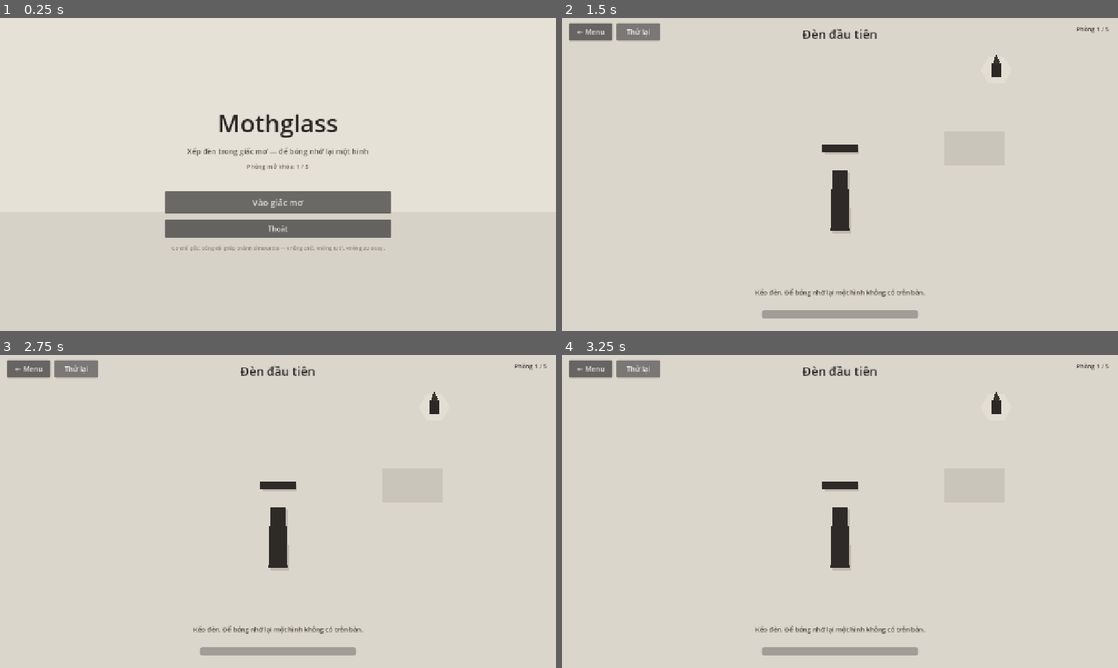
Above: before the commit, frames 1-4 (two rows, left to right).
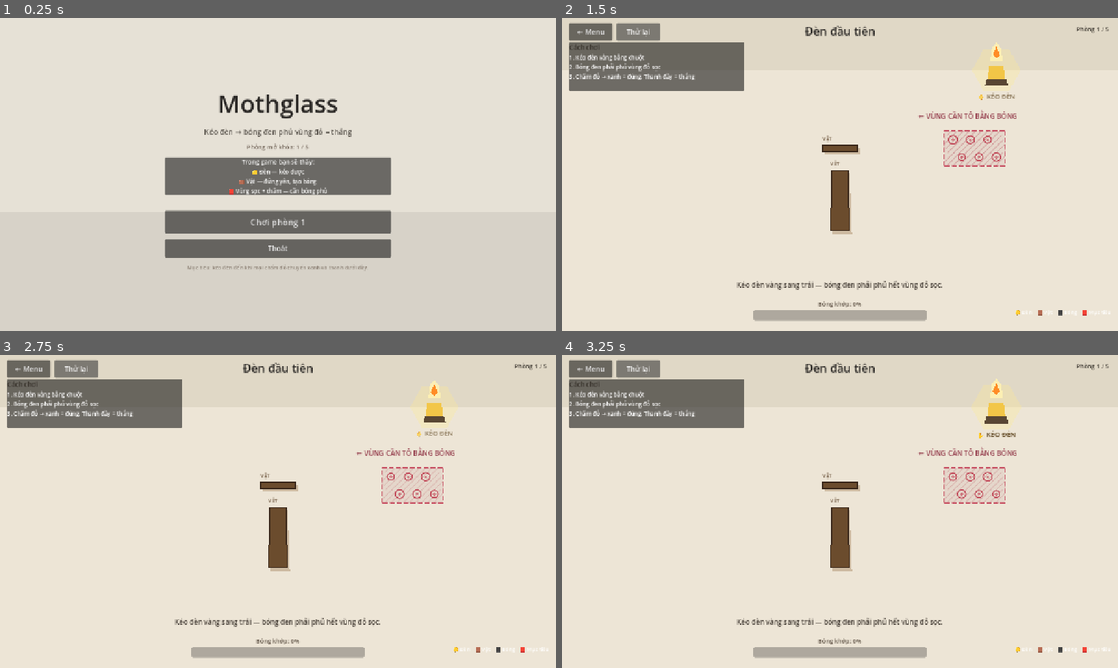
Above: after the commit, the same moments.

Repository: quocXEM/mothglass
Game: Godot game, scene res://scenes/main_menu.tscn
Same seed, same stepped clock (60 frames per second), same inputs: the game is played once before the commit and once after it.
Inputs:
- Up to frame 1 (0.25 s): no input
- Up to frame 2 (1.5 s): click "Vào giấc mơ" (after the commit: "Chơi phòng 1") at 0.5 s; click "Thử lại" at 1.25 s
- Up to frame 3 (2.75 s): click "Thử lại" at 2 s
- Up to frame 4 (3.25 s): click "Thử lại" at 2.75 s

The runs differ from the first frame. In frame 1, 12% of the frame differs, in the area x 29-71%, y 24-81%; in frame 2, 8.9%; in frame 3, 8.9%; in frame 4, 8.9%.

Commit message:
Làm đồ họa rõ: mục tiêu đỏ sọc, chấm tô, đèn vàng + hướng dẫn.
Giải thích cách chơi trên menu và trong phòng để người mới hiểu ngay.

Co-authored-by: Cursor <cursoragent@cursor.com>

Diff:
--- a/project.godot
+++ b/project.godot
@@ -1,4 +1,10 @@
-; Mothglass — dream shadow silhouette puzzles (original)
+; Engine configuration file.
+; It's best edited using the editor UI and not directly,
+; since the parameters that go here are not all obvious.
+;
+; Format:
+;   [section] ; section goes between []
+;   param=value ; assign values to parameters
 
 config_version=5
 
--- a/scenes/main_menu.tscn
+++ b/scenes/main_menu.tscn
@@ -49,7 +49,7 @@
 layout_mode = 2
 theme_override_colors/font_color = Color(0.35, 0.33, 0.3, 1)
 theme_override_font_sizes/font_size = 17
-text = "Xếp đèn trong giấc mơ — để bóng nhớ lại một hình"
+text = "Kéo đèn → bóng đen phủ vùng đỏ = thắng"
 horizontal_alignment = 1
 autowrap_mode = 2
 
@@ -61,8 +61,39 @@
 text = "Phòng mở khóa: 1 / 5"
 horizontal_alignment = 1
 
+[node name="HowCard" type="PanelContainer" parent="VBox"]
+layout_mode = 2
+
+[node name="HowInner" type="VBoxContainer" parent="VBox/HowCard"]
+layout_mode = 2
+theme_override_constants/separation = 4
+
+[node name="H0" type="Label" parent="VBox/HowCard/HowInner"]
+layout_mode = 2
+theme_override_font_sizes/font_size = 14
+text = "Trong game bạn sẽ thấy:"
+horizontal_alignment = 1
+
+[node name="H1" type="Label" parent="VBox/HowCard/HowInner"]
+layout_mode = 2
+theme_override_font_sizes/font_size = 13
+text = "🟡 Đèn — kéo được"
+horizontal_alignment = 1
+
+[node name="H2" type="Label" parent="VBox/HowCard/HowInner"]
+layout_mode = 2
+theme_override_font_sizes/font_size = 13
+text = "🟫 Vật — đứng yên, tạo bóng"
+horizontal_alignment = 1
+
+[node name="H3" type="Label" parent="VBox/HowCard/HowInner"]
+layout_mode = 2
+theme_override_font_sizes/font_size = 13
+text = "🟥 Vùng sọc + chấm — cần bóng phủ"
+horizontal_alignment = 1
+
 [node name="Gap" type="Control" parent="VBox"]
-custom_minimum_size = Vector2(0, 18)
+custom_minimum_size = Vector2(0, 8)
 layout_mode = 2
 
 [node name="PlayBtn" type="Button" parent="VBox"]
@@ -70,7 +101,7 @@
 custom_minimum_size = Vector2(0, 52)
 layout_mode = 2
 theme_override_font_sizes/font_size = 20
-text = "Vào giấc mơ"
+text = "Chơi phòng 1"
 
 [node name="QuitBtn" type="Button" parent="VBox"]
 unique_name_in_owner = true
@@ -82,6 +113,6 @@
 layout_mode = 2
 theme_override_colors/font_color = Color(0.5, 0.45, 0.4, 0.9)
 theme_override_font_sizes/font_size = 12
-text = "Cơ chế gốc: bóng đổ ghép thành silhouette — không chữ, không lưới, không 3D xoay."
+text = "Mục tiêu: kéo đèn đến khi mọi chấm đỏ chuyển xanh và thanh dưới đầy."
 horizontal_alignment = 1
 autowrap_mode = 2
--- a/scenes/room.tscn
+++ b/scenes/room.tscn
@@ -1,9 +1,10 @@
-[gd_scene load_steps=3 format=3]
+[gd_scene load_steps=4 format=3]
 
 [ext_resource type="Script" path="res://scripts/puzzle/room_controller.gd" id="1"]
+[ext_resource type="Script" path="res://scripts/puzzle/target_ghost.gd" id="2"]
 
 [sub_resource type="CircleShape2D" id="CircleShape2D_lamp"]
-radius = 28.0
+radius = 42.0
 
 [node name="Room" type="Node2D"]
 script = ExtResource("1")
@@ -11,12 +12,16 @@
 [node name="World" type="Node2D" parent="."]
 
 [node name="FloorTint" type="Polygon2D" parent="World"]
-color = Color(0.86, 0.84, 0.8, 1)
+color = Color(0.93, 0.9, 0.84, 1)
 polygon = PackedVector2Array(0, 0, 1280, 0, 1280, 720, 0, 720)
 
-[node name="TargetGhost" type="Polygon2D" parent="World"]
+[node name="WallBand" type="Polygon2D" parent="World"]
+color = Color(0.88, 0.85, 0.78, 1)
+polygon = PackedVector2Array(0, 0, 1280, 0, 1280, 120, 0, 120)
+
+[node name="TargetGhost" type="Node2D" parent="World"]
 z_index = 1
-color = Color(0.15, 0.14, 0.12, 0.12)
+script = ExtResource("2")
 
 [node name="Shadows" type="Node2D" parent="World"]
 z_index = 2
@@ -26,26 +31,77 @@
 
 [node name="Lamp" type="Area2D" parent="World"]
 z_index = 5
-position = Vector2(220, 480)
+position = Vector2(1000, 120)
 input_pickable = true
 
 [node name="CollisionShape2D" type="CollisionShape2D" parent="World/Lamp"]
 shape = SubResource("CircleShape2D_lamp")
 
-[node name="Glow" type="Polygon2D" parent="World/Lamp"]
-color = Color(0.95, 0.93, 0.88, 0.35)
-polygon = PackedVector2Array(-36, 0, -18, -30, 18, -30, 36, 0, 18, 30, -18, 30)
-
-[node name="Core" type="Polygon2D" parent="World/Lamp"]
-color = Color(0.17, 0.16, 0.15, 1)
-polygon = PackedVector2Array(-12, -16, 12, -16, 12, 16, -12, 16)
+[node name="Halo" type="Polygon2D" parent="World/Lamp"]
+color = Color(1, 0.92, 0.55, 0.28)
+polygon = PackedVector2Array(-55, 0, -28, -48, 28, -48, 55, 0, 28, 48, -28, 48)
+
+[node name="Body" type="Polygon2D" parent="World/Lamp"]
+color = Color(0.95, 0.78, 0.28, 1)
+polygon = PackedVector2Array(-16, -10, 16, -10, 20, 22, -20, 22)
+
+[node name="Glass" type="Polygon2D" parent="World/Lamp"]
+position = Vector2(0, -28)
+color = Color(1, 0.95, 0.7, 0.85)
+polygon = PackedVector2Array(-14, 8, 14, 8, 10, -22, 0, -34, -10, -22)
 
 [node name="Flame" type="Polygon2D" parent="World/Lamp"]
-position = Vector2(0, -22)
-color = Color(0.22, 0.2, 0.18, 1)
-polygon = PackedVector2Array(0, -14, 8, 4, 0, 10, -8, 4)
+position = Vector2(0, -36)
+color = Color(1, 0.55, 0.15, 1)
+polygon = PackedVector2Array(0, -16, 8, 2, 0, 10, -8, 2)
+
+[node name="Base" type="Polygon2D" parent="World/Lamp"]
+position = Vector2(0, 28)
+color = Color(0.35, 0.28, 0.2, 1)
+polygon = PackedVector2Array(-22, -8, 22, -8, 26, 8, -26, 8)
+
+[node name="LampHint" type="Label" parent="World/Lamp"]
+offset_left = -70.0
+offset_top = 48.0
+offset_right = 70.0
+offset_bottom = 78.0
+theme_override_colors/font_color = Color(0.35, 0.25, 0.1, 1)
+theme_override_font_sizes/font_size = 15
+text = "✋ KÉO ĐÈN"
+horizontal_alignment = 1
 
 [node name="UI" type="CanvasLayer" parent="."]
+
+[node name="HowTo" type="PanelContainer" parent="UI"]
+offset_left = 16.0
+offset_top = 56.0
+offset_right = 420.0
+offset_bottom = 168.0
+
+[node name="HowVBox" type="VBoxContainer" parent="UI/HowTo"]
+layout_mode = 2
+theme_override_constants/separation = 4
+
+[node name="HowTitle" type="Label" parent="UI/HowTo/HowVBox"]
+layout_mode = 2
+theme_override_colors/font_color = Color(0.2, 0.18, 0.15, 1)
+theme_override_font_sizes/font_size = 15
+text = "Cách chơi"
+
+[node name="How1" type="Label" parent="UI/HowTo/HowVBox"]
+layout_mode = 2
+theme_override_font_sizes/font_size = 13
+text = "1. Kéo đèn vàng bằng chuột"
+
+[node name="How2" type="Label" parent="UI/HowTo/HowVBox"]
+layout_mode = 2
+theme_override_font_sizes/font_size = 13
+text = "2. Bóng đen phải phủ vùng đỏ sọc"
+
+[node name="How3" type="Label" parent="UI/HowTo/HowVBox"]
+layout_mode = 2
+theme_override_font_sizes/font_size = 13
+text = "3. Chấm đỏ → xanh = đúng. Thanh đầy = thắng"
 
 [node name="Top" type="HBoxContainer" parent="UI"]
 offset_left = 16.0
@@ -81,12 +137,12 @@
 anchors_preset = 10
 anchor_left = 0.5
 anchor_right = 0.5
-offset_left = -200.0
-offset_top = 18.0
-offset_right = 200.0
-offset_bottom = 56.0
+offset_left = -220.0
+offset_top = 12.0
+offset_right = 220.0
+offset_bottom = 52.0
 theme_override_colors/font_color = Color(0.16, 0.15, 0.14, 1)
-theme_override_font_sizes/font_size = 28
+theme_override_font_sizes/font_size = 26
 text = "Mothglass"
 horizontal_alignment = 1
 
@@ -96,15 +152,30 @@
 anchor_top = 1.0
 anchor_right = 0.5
 anchor_bottom = 1.0
-offset_left = -360.0
-offset_top = -100.0
-offset_right = 360.0
-offset_bottom = -56.0
-theme_override_colors/font_color = Color(0.3, 0.28, 0.25, 1)
-theme_override_font_sizes/font_size = 15
+offset_left = -400.0
+offset_top = -118.0
+offset_right = 400.0
+offset_bottom = -78.0
+theme_override_colors/font_color = Color(0.28, 0.25, 0.22, 1)
+theme_override_font_sizes/font_size = 16
 text = "Kéo đèn…"
 horizontal_alignment = 1
 autowrap_mode = 2
+
+[node name="ProgressLabel" type="Label" parent="UI"]
+anchors_preset = 7
+anchor_left = 0.5
+anchor_top = 1.0
+anchor_right = 0.5
+anchor_bottom = 1.0
+offset_left = -180.0
+offset_top = -72.0
+offset_right = 180.0
+offset_bottom = -52.0
+theme_override_colors/font_color = Color(0.35, 0.3, 0.25, 1)
+theme_override_font_sizes/font_size = 14
+text = "Bóng khớp: 0%"
+horizontal_alignment = 1
 
 [node name="Progress" type="ProgressBar" parent="UI"]
 anchors_preset = 7
@@ -112,12 +183,45 @@
 anchor_top = 1.0
 anchor_right = 0.5
 anchor_bottom = 1.0
-offset_left = -180.0
+offset_left = -200.0
 offset_top = -48.0
-offset_right = 180.0
-offset_bottom = -28.0
+offset_right = 200.0
+offset_bottom = -24.0
 max_value = 100.0
 show_percentage = false
+
+[node name="Legend" type="HBoxContainer" parent="UI"]
+anchors_preset = 3
+anchor_left = 1.0
+anchor_top = 1.0
+anchor_right = 1.0
+anchor_bottom = 1.0
+offset_left = -280.0
+offset_top = -70.0
+offset_right = -16.0
+offset_bottom = -16.0
+theme_override_constants/separation = 12
+alignment = 2
+
+[node name="LegLamp" type="Label" parent="UI/Legend"]
+layout_mode = 2
+theme_override_font_sizes/font_size = 12
+text = "🟡 Đèn"
+
+[node name="LegProp" type="Label" parent="UI/Legend"]
+layout_mode = 2
+theme_override_font_sizes/font_size = 12
+text = "🟫 Vật"
+
+[node name="LegShadow" type="Label" parent="UI/Legend"]
+layout_mode = 2
+theme_override_font_sizes/font_size = 12
+text = "⬛ Bóng"
+
+[node name="LegZone" type="Label" parent="UI/Legend"]
+layout_mode = 2
+theme_override_font_sizes/font_size = 12
+text = "🟥 Mục tiêu"
 
 [node name="Win" type="PanelContainer" parent="UI"]
 visible = false
@@ -126,10 +230,10 @@
 anchor_top = 0.5
 anchor_right = 0.5
 anchor_bottom = 0.5
-offset_left = -190.0
-offset_top = -110.0
-offset_right = 190.0
-offset_bottom = 110.0
+offset_left = -200.0
+offset_top = -120.0
+offset_right = 200.0
+offset_bottom = 120.0
 
 [node name="VBox" type="VBoxContainer" parent="UI/Win"]
 layout_mode = 2
@@ -139,13 +243,13 @@
 [node name="WinTitle" type="Label" parent="UI/Win/VBox"]
 layout_mode = 2
 theme_override_font_sizes/font_size = 24
-text = "Bóng đã nhớ"
+text = "Đúng rồi!"
 horizontal_alignment = 1
 
 [node name="WinBody" type="Label" parent="UI/Win/VBox"]
 layout_mode = 2
 theme_override_font_sizes/font_size = 14
-text = "Silhouette thức dậy. Sang phòng kế?"
+text = "Bóng đã phủ đủ vùng mục tiêu."
 horizontal_alignment = 1
 autowrap_mode = 2
 
--- a/scripts/puzzle/room_catalog.gd
+++ b/scripts/puzzle/room_catalog.gd
@@ -38,7 +38,7 @@
 	# Bóng cột + thanh ngang phủ silhouette chìa ở bên phải — đèn bắt đầu ở góc xa
 	return {
 		"title": "Đèn đầu tiên",
-		"whisper": "Kéo đèn. Để bóng nhớ lại một hình không có trên bàn.",
+		"whisper": "Kéo đèn vàng sang trái — bóng đen phải phủ hết vùng đỏ sọc.",
 		"lamp": Vector2(1000, 120),
 		"props": [
 			{"pos": Vector2(640, 420), "poly": _poly([Vector2(-18, -70), Vector2(18, -70), Vector2(22, 70), Vector2(-22, 70)])},
@@ -58,7 +58,7 @@
 static func _r2() -> Dictionary:
 	return {
 		"title": "Hai bóng một cánh",
-		"whisper": "Hai vật. Một đèn. Bóng phải chạm nhau thành một cánh.",
+		"whisper": "Kéo đèn để hai bóng chồng thành một vùng ở dưới.",
 		"lamp": Vector2(200, 200),
 		"props": [
 			{"pos": Vector2(520, 380), "poly": _poly([Vector2(0, -60), Vector2(50, 40), Vector2(-50, 40)])},
@@ -78,7 +78,7 @@
 static func _r3() -> Dictionary:
 	return {
 		"title": "Vòng nhớ",
-		"whisper": "Đèn ở ngoài vòng. Bóng phải tô kín vùng nhớ bên phải.",
+		"whisper": "Đặt đèn bên trái vật — bóng dài sang phải tô hết vùng đỏ.",
 		"lamp": Vector2(1100, 100),
 		"props": [
 			{"pos": Vector2(640, 360), "poly": _poly([
@@ -99,7 +99,7 @@
 static func _r4() -> Dictionary:
 	return {
 		"title": "Chữ không chữ",
-		"whisper": "Không có bảng chữ. Chỉ có bóng tạo một cổng.",
+		"whisper": "Kéo đèn để bóng tạo cổng phủ vùng đỏ phía dưới.",
 		"lamp": Vector2(1100, 560),
 		"props": [
 			{"pos": Vector2(500, 400), "poly": _poly([Vector2(-14, -90), Vector2(14, -90), Vector2(14, 90), Vector2(-14, 90)])},
@@ -120,7 +120,7 @@
 static func _r5() -> Dictionary:
 	return {
 		"title": "Bướm kính",
-		"whisper": "Hình cuối: đôi cánh chỉ hiện khi bóng đối xứng đủ.",
+		"whisper": "Kéo đèn phía trên — bóng đôi cánh phủ hết chấm đỏ.",
 		"lamp": Vector2(640, 120),
 		"props": [
 			{"pos": Vector2(520, 360), "poly": _poly([Vector2(-20, -40), Vector2(30, 0), Vector2(-20, 40), Vector2(-35, 0)])},
--- a/scripts/puzzle/room_controller.gd
+++ b/scripts/puzzle/room_controller.gd
@@ -2,12 +2,13 @@
 
 signal solved
 
-@onready var world: Node2D = $World
 @onready var lamp: Area2D = $World/Lamp
+@onready var lamp_hint: Label = $World/Lamp/LampHint
 @onready var props_root: Node2D = $World/Props
 @onready var shadows: Node2D = $World/Shadows
-@onready var target_draw: Polygon2D = $World/TargetGhost
+@onready var target_ghost: Node2D = $World/TargetGhost
 @onready var progress: ProgressBar = $UI/Progress
+@onready var progress_label: Label = $UI/ProgressLabel
 @onready var title_l: Label = $UI/Title
 @onready var whisper_l: Label = $UI/Whisper
 @onready var badge: Label = $UI/Badge
@@ -16,6 +17,7 @@
 @onready var win_panel: PanelContainer = $UI/Win
 @onready var btn_next: Button = $UI/Win/VBox/BtnNext
 @onready var btn_menu: Button = $UI/Win/VBox/BtnMenu
+@onready var how_to: PanelContainer = $UI/HowTo
 
 var _dragging := false
 var _drag_off := Vector2.ZERO
@@ -23,6 +25,7 @@
 var _samples: Array = []
 var _solved := false
 var _coverage := 0.0
+var _hint_pulse := 0.0
 
 
 func _ready() -> void:
@@ -38,6 +41,7 @@
 func _load_room(id: int) -> void:
 	_solved = false
 	win_panel.visible = false
+	how_to.visible = true
 	for c in props_root.get_children():
 		c.queue_free()
 	for c in shadows.get_children():
@@ -49,26 +53,53 @@
 	badge.text = "Phòng %d / %d" % [id, GameState.TOTAL_ROOMS]
 	lamp.position = data.lamp
 	_samples = data.target_samples
-	target_draw.polygon = data.target_outline
-	target_draw.color = Color(0.15, 0.14, 0.12, 0.14)
+	if target_ghost.has_method("set_target"):
+		target_ghost.set_target(data.target_outline, _samples)
 
 	_prop_data.clear()
 	for p in data.props:
+		var holder := Node2D.new()
+		holder.position = p.pos
+		props_root.add_child(holder)
+
+		var base := Polygon2D.new()
+		base.polygon = p.poly
+		base.color = Color(0.62, 0.48, 0.32, 0.4)
+		base.position = Vector2(5, 7)
+		holder.add_child(base)
+
 		var poly := Polygon2D.new()
 		poly.polygon = p.poly
-		poly.color = Color(0.18, 0.17, 0.16, 1)
-		props_root.add_child(poly)
-		poly.position = p.pos
-		_prop_data.append({"node": poly, "local": p.poly})
-		# Soft base plate
-		var base := Polygon2D.new()
-		base.polygon = p.poly
-		base.color = Color(0.55, 0.52, 0.48, 0.35)
-		base.position = p.pos + Vector2(4, 6)
-		props_root.add_child(base)
-		props_root.move_child(base, 0)
+		poly.color = Color(0.42, 0.3, 0.18, 1)
+		holder.add_child(poly)
+
+		# Edge highlight so props read as solid objects
+		var edge := Line2D.new()
+		edge.width = 2.5
+		edge.default_color = Color(0.22, 0.15, 0.1, 1)
+		edge.closed = true
+		for pt in p.poly:
+			edge.add_point(pt)
+		holder.add_child(edge)
+
+		var tag := Label.new()
+		var aabb := _poly_aabb(p.poly)
+		tag.text = "VẬT"
+		tag.position = Vector2(aabb.position.x, aabb.position.y - 22)
+		tag.add_theme_font_size_override("font_size", 11)
+		tag.add_theme_color_override("font_color", Color(0.35, 0.25, 0.15, 0.85))
+		holder.add_child(tag)
+
+		_prop_data.append({"node": holder, "local": p.poly})
 
 	_rebuild_shadows()
+
+
+func _poly_aabb(poly: PackedVector2Array) -> Rect2:
+	var r := Rect2(poly[0], Vector2.ZERO)
+	for pt in poly:
+		r = r.expand(pt)
+	return r
 
 
 func _on_lamp_input(_viewport, event: InputEvent, _shape_idx: int) -> void:
@@ -76,6 +107,8 @@
 		if event.pressed:
 			_dragging = true
 			_drag_off = lamp.global_position - get_global_mouse_position()
+			lamp_hint.visible = false
+			how_to.visible = false
 			AudioBus.play_soft()
 		else:
 			_dragging = false
@@ -86,7 +119,16 @@
 		_dragging = false
 
 
-func _process(_delta: float) -> void:
+func _process(delta: float) -> void:
+	_hint_pulse += delta * 3.0
+	if not _dragging and not _solved:
+		var s := 1.0 + 0.06 * sin(_hint_pulse)
+		lamp.scale = Vector2(s, s)
+		lamp_hint.visible = true
+		lamp_hint.modulate.a = 0.55 + 0.45 * absf(sin(_hint_pulse))
+	else:
+		lamp.scale = Vector2.ONE
+
 	if _dragging and not _solved:
 		lamp.global_position = get_global_mouse_position() + _drag_off
 		lamp.global_position.x = clampf(lamp.global_position.x, 40, 1240)
@@ -100,7 +142,7 @@
 	var lamp_pos := lamp.global_position
 	var shadow_polys: Array = []
 	for item in _prop_data:
-		var node: Polygon2D = item.node
+		var node: Node2D = item.node
 		var local: PackedVector2Array = item.local
 		var global_poly := PackedVector2Array()
 		for pt in local:
@@ -109,13 +151,33 @@
 		shadow_polys.append(sh)
 		var draw := Polygon2D.new()
 		draw.polygon = _to_local_poly(sh)
-		draw.color = Color(0.12, 0.11, 0.1, 0.55)
+		draw.color = Color(0.12, 0.14, 0.22, 0.62)
 		shadows.add_child(draw)
-
-	_coverage = ShadowMath.coverage(_samples, shadow_polys)
+		# Soft second layer for depth
+		var soft := Polygon2D.new()
+		soft.polygon = _to_local_poly(sh)
+		soft.color = Color(0.08, 0.1, 0.16, 0.22)
+		soft.position = Vector2(6, 4)
+		shadows.add_child(soft)
+
+	var flags: Array = []
+	var hit := 0
+	for s in _samples:
+		var ok := false
+		for sh in shadow_polys:
+			if ShadowMath.point_in_poly(s, sh):
+				ok = true
+				break
+		flags.append(ok)
+		if ok:
+			hit += 1
+	_coverage = 0.0 if _samples.is_empty() else float(hit) / float(_samples.size())
 	progress.value = _coverage * 100.0
-	# Ghost đậm dần khi gần đúng
-	target_draw.color = Color(0.15, 0.14, 0.12, lerpf(0.1, 0.35, _coverage))
+	progress_label.text = "Bóng khớp: %d%%" % int(_coverage * 100.0)
+	if target_ghost.has_method("set_covered"):
+		target_ghost.set_covered(flags)
+	if target_ghost.has_method("set_progress"):
+		target_ghost.set_progress(_coverage)
 
 	if not _solved and _coverage >= 0.84:
 		_on_solved()
@@ -131,15 +193,13 @@
 func _on_solved() -> void:
 	_solved = true
 	_dragging = false
+	lamp_hint.visible = false
+	how_to.visible = false
 	AudioBus.play_solve()
 	GameState.mark_done(GameState.current_room)
 	win_panel.visible = true
 	win_panel.modulate.a = 0.0
-	create_tween().tween_property(win_panel, "modulate:a", 1.0, 0.5)
-	# Moth pulse on target
-	var tw := create_tween().set_loops(3)
-	tw.tween_property(target_draw, "color", Color(0.12, 0.11, 0.1, 0.55), 0.25)
-	tw.tween_property(target_draw, "color", Color(0.12, 0.11, 0.1, 0.2), 0.25)
+	create_tween().tween_property(win_panel, "modulate:a", 1.0, 0.45)
 	solved.emit()
 
 
--- /dev/null
+++ b/scripts/puzzle/target_ghost.gd
@@ -0,0 +1,117 @@
+extends Node2D
+## Vẽ vùng mục tiêu: nền sọc, viền nét đứt, chấm cần tô, nhãn.
+
+var outline: PackedVector2Array = PackedVector2Array()
+var samples: Array = []
+var covered: Array = [] # bool per sample
+var fill_alpha := 0.12
+var pulse := 0.0
+
+
+func set_target(poly: PackedVector2Array, sample_pts: Array) -> void:
+	outline = poly
+	samples = sample_pts
+	covered.clear()
+	for _i in samples.size():
+		covered.append(false)
+	queue_redraw()
+
+
+func set_covered(flags: Array) -> void:
+	covered = flags
+	queue_redraw()
+
+
+func set_progress(t: float) -> void:
+	fill_alpha = lerpf(0.08, 0.28, t)
+	queue_redraw()
+
+
+func _process(delta: float) -> void:
+	pulse += delta * 2.2
+	queue_redraw()
+
+
+func _draw() -> void:
+	if outline.size() < 3:
+		return
+	# Soft fill
+	draw_colored_polygon(outline, Color(0.55, 0.22, 0.28, fill_alpha))
+	# Hatch stripes so player reads "zone to fill"
+	var aabb := _aabb(outline)
+	var step := 14.0
+	var x0 := aabb.position.x - 20.0
+	var y0 := aabb.position.y - 20.0
+	var x1 := aabb.end.x + 20.0
+	var y1 := aabb.end.y + 20.0
+	var c_hatch := Color(0.7, 0.25, 0.32, 0.22 + 0.06 * sin(pulse))
+	var x := x0
+	while x < x1 + (y1 - y0):
+		var a := Vector2(x, y0)
+		var b := Vector2(x - (y1 - y0), y1)
+		_draw_clipped_line(a, b, c_hatch, 2.0)
+		x += step
+	# Dashed outline
+	var dash_col := Color(0.75, 0.2, 0.3, 0.85)
+	_draw_dashed_poly(outline, dash_col, 3.0, 10.0, 6.0)
+	# Sample dots — empty ring until covered, then solid
+	for i in samples.size():
+		var p: Vector2 = samples[i]
+		var ok: bool = i < covered.size() and covered[i]
+		if ok:
+			draw_circle(p, 9.0, Color(0.2, 0.55, 0.35, 0.9))
+			draw_circle(p, 4.0, Color(0.95, 0.98, 0.92, 1))
+		else:
+			var wob := 1.0 + 0.12 * sin(pulse + float(i))
+			draw_arc(p, 9.0 * wob, 0.0, TAU, 24, Color(0.75, 0.25, 0.32, 0.95), 2.5, true)
+			draw_circle(p, 3.0, Color(0.75, 0.25, 0.32, 0.55))
+	# Label above zone
+	var mid := Vector2(aabb.position.x + aabb.size.x * 0.5, aabb.position.y - 28.0)
+	var label := "← VÙNG CẦN TÔ BẰNG BÓNG"
+	draw_string(ThemeDB.fallback_font, mid + Vector2(-130, 0), label, HORIZONTAL_ALIGNMENT_LEFT, -1, 16, Color(0.55, 0.18, 0.25, 0.95))
+
+
+func _aabb(poly: PackedVector2Array) -> Rect2:
+	var r := Rect2(poly[0], Vector2.ZERO)
+	for p in poly:
+		r = r.expand(p)
+	return r
+
+
+func _draw_dashed_poly(poly: PackedVector2Array, color: Color, width: float, dash: float, gap: float) -> void:
+	for i in poly.size():
+		var a: Vector2 = poly[i]
+		var b: Vector2 = poly[(i + 1) % poly.size()]
+		_draw_dashed_segment(a, b, color, width, dash, gap)
+
+
+func _draw_dashed_segment(a: Vector2, b: Vector2, color: Color, width: float, dash: float, gap: float) -> void:
+	var dir := b - a
+	var length := dir.length()
+	if length < 0.01:
+		return
+	dir /= length
+	var t := 0.0
+	var draw_on := true
+	while t < length:
+		var seg := dash if draw_on else gap
+		var t2 := minf(t + seg, length)
+		if draw_on:
+			draw_line(a + dir * t, a + dir * t2, color, width, true)
+		draw_on = not draw_on
+		t = t2
+
+
+func _draw_clipped_line(a: Vector2, b: Vector2, color: Color, width: float) -> void:
+	# Only draw segments that land inside outline (sample midpoints)
+	var steps := 12
+	var prev_inside := false
+	var prev_pt := a
+	for i in range(steps + 1):
+		var t := float(i) / float(steps)
+		var pt := a.lerp(b, t)
+		var inside := Geometry2D.is_point_in_polygon(pt, outline)
+		if inside and prev_inside:
+			draw_line(prev_pt, pt, color, width, true)
+		prev_inside = inside
+		prev_pt = pt
Not shown, added: icon.svg.import
Not shown, added: scripts/game/audio_bus.gd.uid
Not shown, added: scripts/game/game_state.gd.uid
Not shown, added: scripts/puzzle/room_catalog.gd.uid
Not shown, added: scripts/puzzle/room_controller.gd.uid
Not shown, added: scripts/puzzle/shadow_math.gd.uid
Not shown, added: scripts/ui/main_menu.gd.uid
